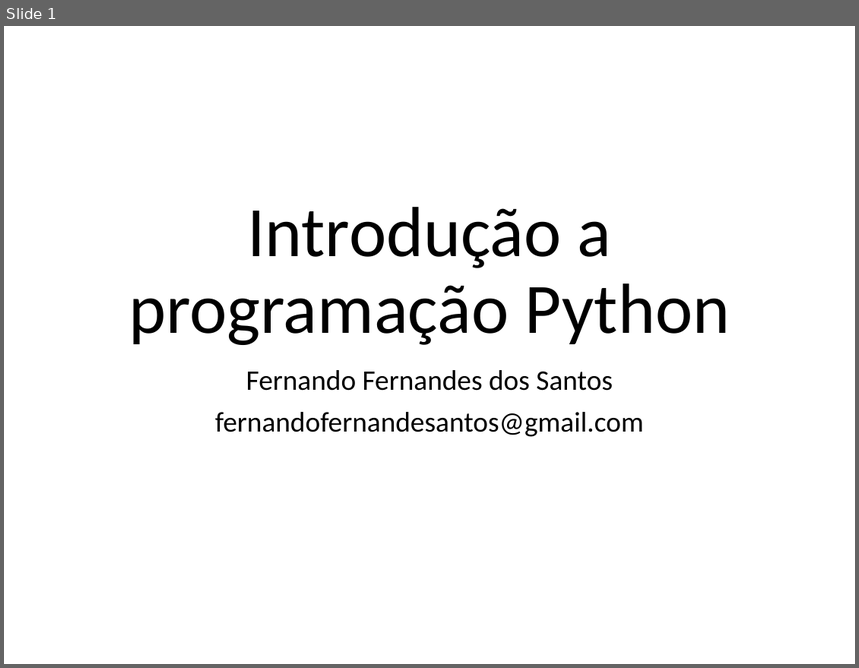
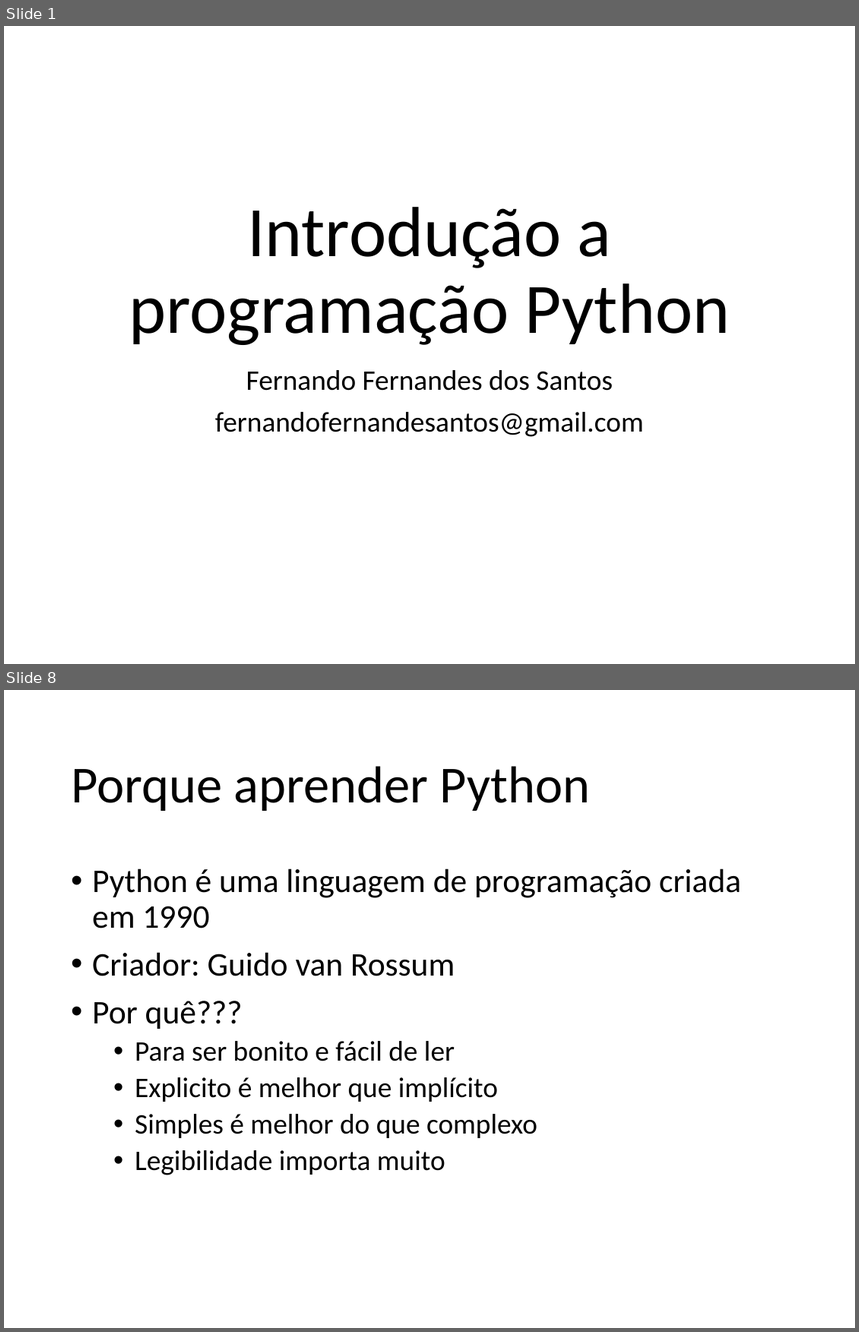
Before and after one commit to fernandoFernandeSantos/minicurso_python_2019, a slide deck: aula.pptx. Shown one above the other, each under a label of ours: slide 1 before the commit, slides 1 and 8 after it; the slides between them are not shown. The pictures are 859x668 and 859x1332 pixels, drawn with LibreOffice and Linux fonts; fonts in the diff are those of the drawing. Boxes give left, top, right and bottom in pixels: in the first picture for what was removed or moved away, otherwise in the second. Text is boxed around its words. In the diff, an @@ line names an element or a change of style, - is before the commit and + after.

```diff
--- a/aula.pptx
+++ b/aula.pptx
@@ slide 8 added at bbox=[4, 690, 855, 1328], background #FFFFFF @@
@@ title added at bbox=[71, 766, 590, 811], 44 pt, text #000000 @@
+Porque aprender Python
@@ text added at bbox=[92, 869, 741, 1176], 24 pt, text #000000 @@
+• Python é uma linguagem de programação criada em 1990
+• Criador: Guido van Rossum
+• Por quê???
+  • Para ser bonito e fácil de ler
+  • Explicito é melhor que implícito
+  • Simples é melhor do que complexo
+  • Legibilidade importa muito
```
Also in this commit, not shown: 41 other slides added, 4 other files.
